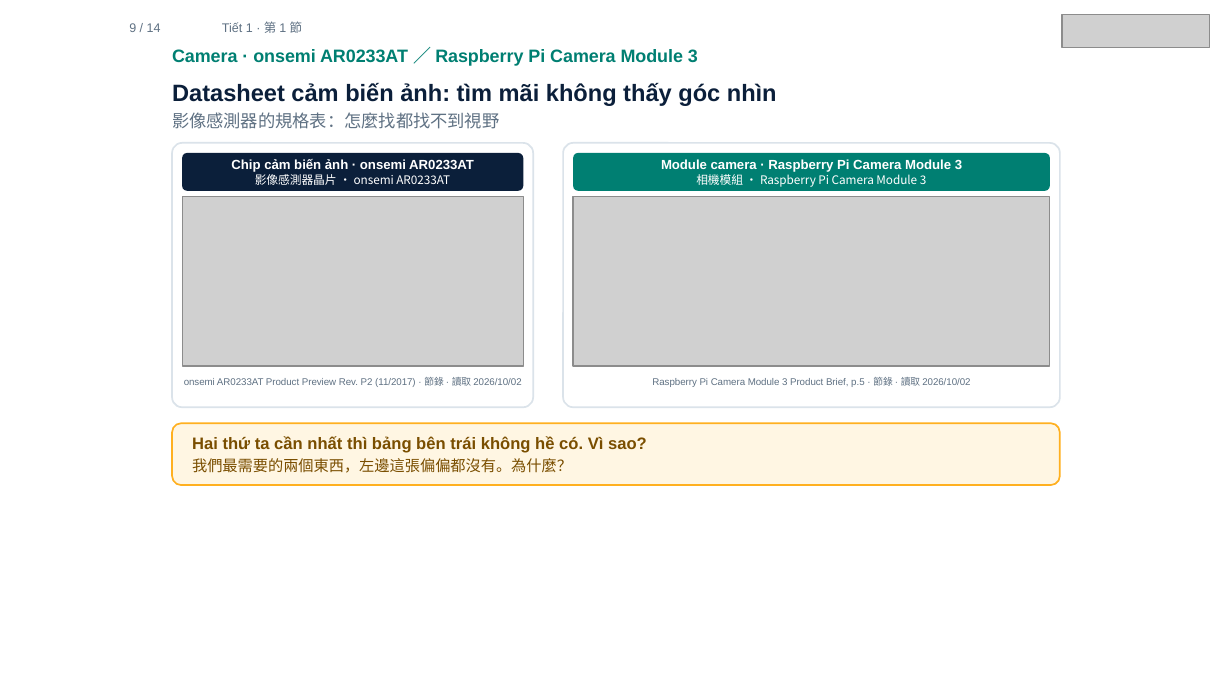
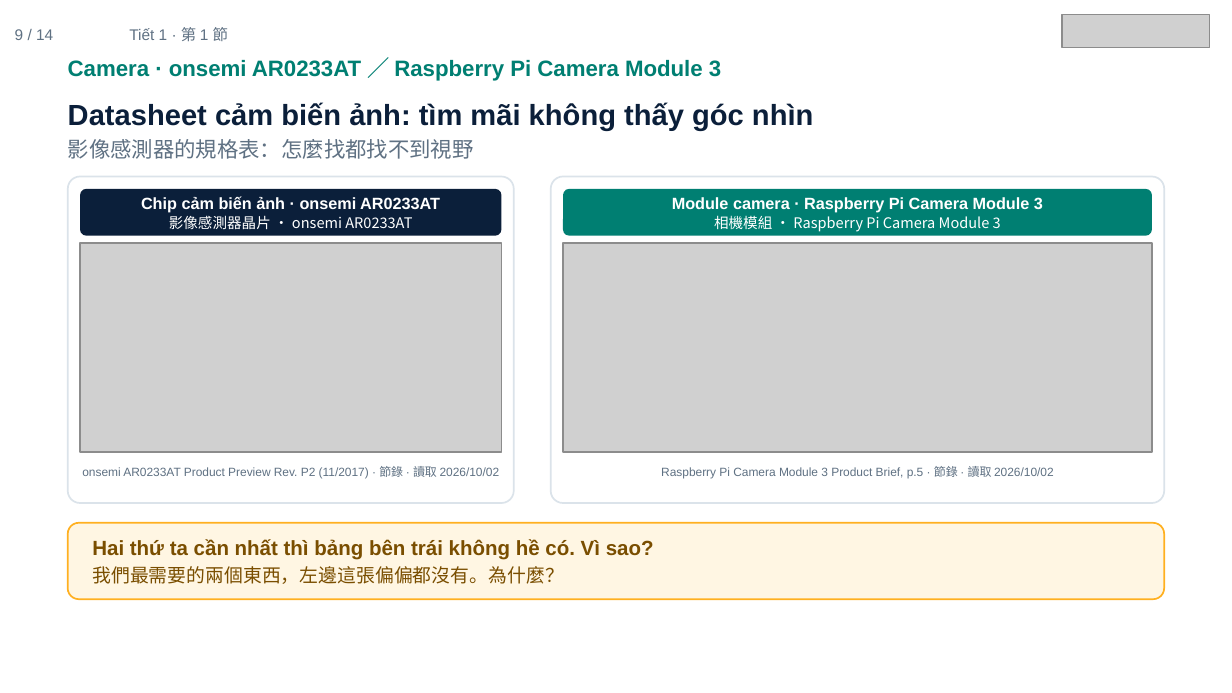
Before and after one commit to ch-neural/MITUST-Principles-of-Self-Driving-Cars, a slide deck: slide 9 of 第五週(10-08)/第五週_第1節_簡報.pptx. Drawn at 1232x693 pixels with LibreOffice and Linux fonts; fonts in the diff are those of the drawing; grey boxes stand for pictures. Boxes give left, top, right and bottom in pixels: in the first picture for what was removed or moved away, otherwise in the second. Text is boxed around its words. In the diff, an @@ line names an element or a change of style, - is before the commit and + after.

```diff
--- a/第五週(10-08)/第五週_第1節_簡報.pptx
+++ b/第五週(10-08)/第五週_第1節_簡報.pptx
@@ text "9 / 14" at (15,29,53,40): size 7.3 to 9 pt @@
@@ text "9 / 14": place and size @@
-text "9 / 14" at (129,23,161,32)
+text "9 / 14" at (15,29,53,40)
@@ text "Tiết 1 · 第 1 ...": place and size @@
-text "Tiết 1 · 第 1 ..." at (222,21,303,33)
+text "Tiết 1 · 第 1 ..." at (129,27,228,41)
@@ text "Tiết 1 · 第 1 ..." at (129,27,228,41): size 7.3 to 9 pt @@
@@ text "Camera · onsemi AR0233AT ／ ...": place and size @@
-text "Camera · onsemi AR0233AT ／ ..." at (172,49,698,66)
+text "Camera · onsemi AR0233AT ／ ..." at (68,60,721,81)
@@ text "Camera · onsemi AR0233AT ／ ..." at (68,60,721,81): size 10.5 to 13 pt @@
@@ text "Datasheet cảm biến ảnh: tìm ...": place and size @@
-text "Datasheet cảm biến ảnh: tìm ..." at (172,83,777,129)
+text "Datasheet cảm biến ảnh: tìm ..." at (68,103,813,159)
@@ text "Datasheet cảm biến ảnh: tìm ..." at (68,103,813,159): size 13.8 to 17 pt in "Datasheet cảm biến ảnh: tìm mãi không ..."; size 10.1 to 12.5 pt in "影像感測器的規格表：怎麼找都找不到視野" @@
@@ rounded rectangle: place and size @@
-rounded rectangle at (172,143,533,408)
+rounded rectangle at (68,176,514,503)
@@ rounded rectangle: place and size @@
-rounded rectangle at (563,143,1060,408)
+rounded rectangle at (551,176,1164,503)
@@ rounded rectangle: place and size @@
-rounded rectangle at (182,153,524,191)
+rounded rectangle at (80,188,501,235)
@@ text "Chip cảm biến ảnh · ...": place and size @@
-text "Chip cảm biến ảnh · ..." at (231,159,474,185)
+text "Chip cảm biến ảnh · ..." at (141,196,440,229)
@@ text "Chip cảm biến ảnh · ..." at (141,196,440,229): size 7.7 to 9.5 pt in "Chip cảm biến ảnh · onsemi AR0233AT"; size 6.9 to 8.5 pt in "影像感測器晶片 · onsemi AR0233AT" @@
@@ rounded rectangle: place and size @@
-rounded rectangle at (573,153,1050,191)
+rounded rectangle at (563,188,1152,235)
@@ text "Module camera · Raspberry Pi ...": place and size @@
-text "Module camera · Raspberry Pi ..." at (661,159,962,187)
+text "Module camera · Raspberry Pi ..." at (672,197,1043,232)
@@ text "Module camera · Raspberry Pi ..." at (672,197,1043,232): size 7.7 to 9.5 pt in "Module camera · Raspberry Pi Camera Module ..."; size 6.9 to 8.5 pt in "相機模組 · Raspberry Pi Camera Module 3" @@
@@ picture: place and size @@
-picture at (182,197,524,366)
+picture at (80,243,501,452)
@@ picture: place and size @@
-picture at (573,197,1050,366)
+picture at (563,243,1152,452)
@@ text "onsemi AR0233AT Product Preview Rev. ..." at (82,466,500,478): size 5.7 to 7 pt @@
@@ text "onsemi AR0233AT Product Preview Rev. ...": place and size @@
-text "onsemi AR0233AT Product Preview Rev. ..." at (184,377,521,387)
+text "onsemi AR0233AT Product Preview Rev. ..." at (82,466,500,478)
@@ text "Raspberry Pi Camera Module 3 ...": place and size @@
-text "Raspberry Pi Camera Module 3 ..." at (652,377,970,387)
+text "Raspberry Pi Camera Module 3 ..." at (661,466,1054,478)
@@ text "Raspberry Pi Camera Module 3 ..." at (661,466,1054,478): size 5.7 to 7 pt @@
@@ rounded rectangle: place and size @@
-rounded rectangle at (172,424,1061,485)
+rounded rectangle at (68,522,1164,599)
@@ text "Hai thứ ta cần nhất ...": place and size @@
-text "Hai thứ ta cần nhất ..." at (192,436,647,473)
+text "Hai thứ ta cần nhất ..." at (92,539,654,584)
@@ text "Hai thứ ta cần nhất ..." at (92,539,654,584): size 9.7 to 12 pt in "Hai thứ ta cần nhất thì bảng ..."; size 8.9 to 11 pt in "我們最需要的兩個東西，左邊這張偏偏都沒有。為什麼？" @@
```
Also in this commit, not shown: 13 other slides changed, 3 other files.
